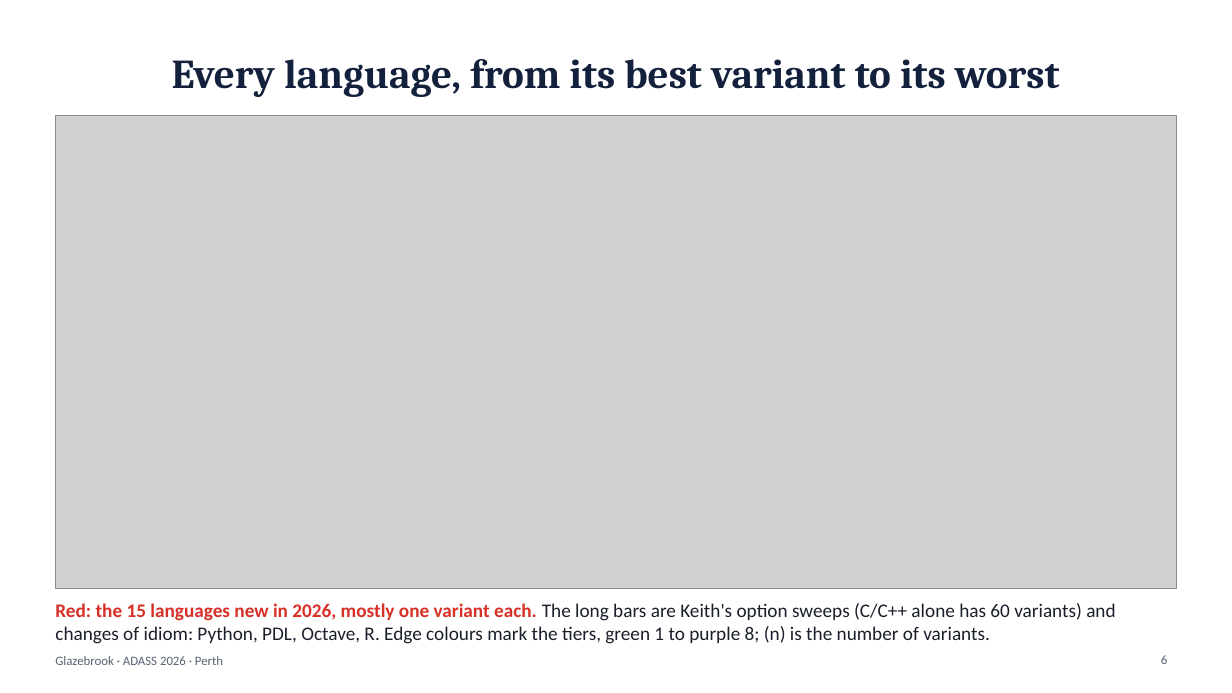
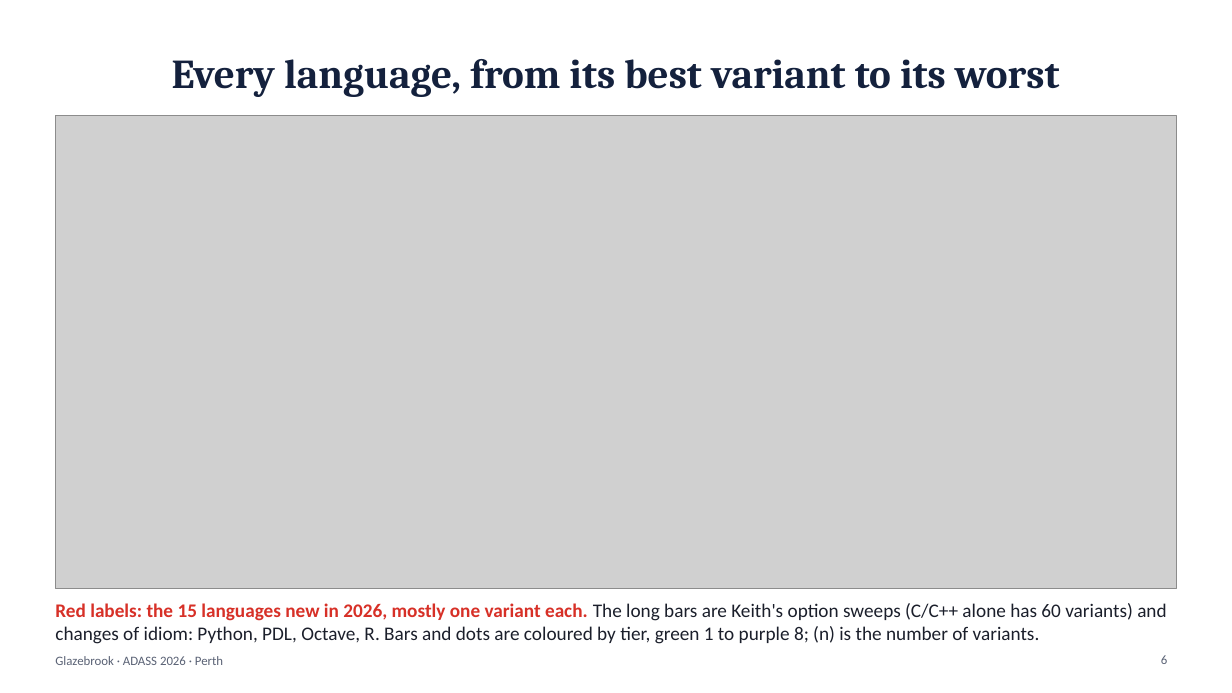
Before and after one commit to karlglazebrook/ADASS2026, a slide deck: slide 6 of talk/ADASS2026-talk.pptx. Drawn at 1232x693 pixels with LibreOffice and Linux fonts; fonts in the diff are those of the drawing; grey boxes stand for pictures. Boxes give left, top, right and bottom in pixels: in the first picture for what was removed or moved away, otherwise in the second. Text is boxed around its words. In the diff, an @@ line names an element or a change of style, - is before the commit and + after.

```diff
--- a/talk/ADASS2026-talk.pptx
+++ b/talk/ADASS2026-talk.pptx
@@ text at (x1=55, y1=603, x2=1166, y2=644): text changed @@
-Red: the 15 languages new in 2026, mostly one variant each. The long bars are Keith's option sweeps (C/C++ alone has 60 variants) and changes of idiom: Python, PDL, Octave, R. Edge colours mark the tiers, green 1 to purple 8; (n) is the number of variants.
+Red labels: the 15 languages new in 2026, mostly one variant each. The long bars are Keith's option sweeps (C/C++ alone has 60 variants) and changes of idiom: Python, PDL, Octave, R. Bars and dots are coloured by tier, green 1 to purple 8; (n) is the number of variants.
```
Also in this commit, not shown: 2 other slides changed, 6 other files.
